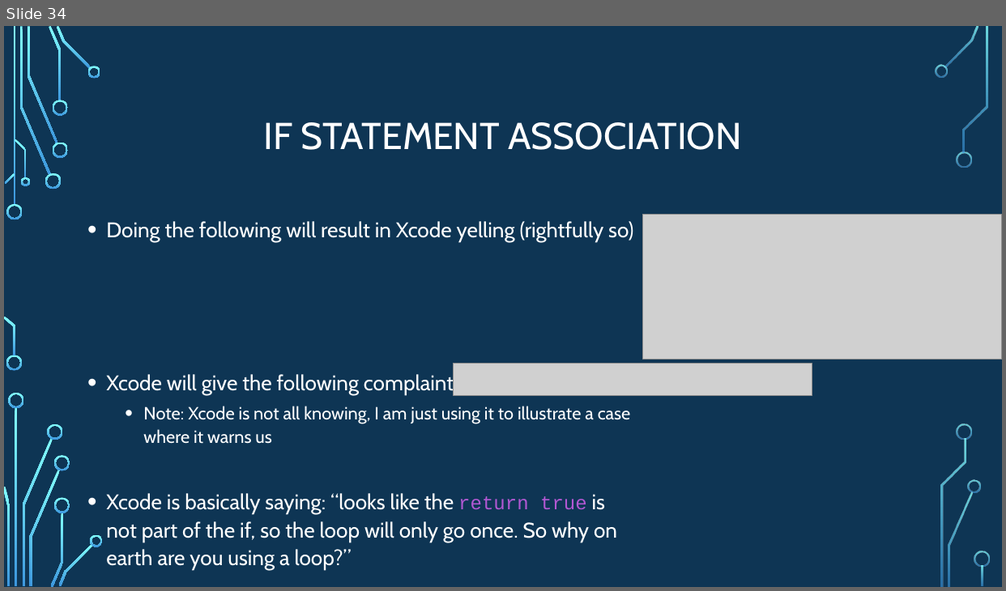
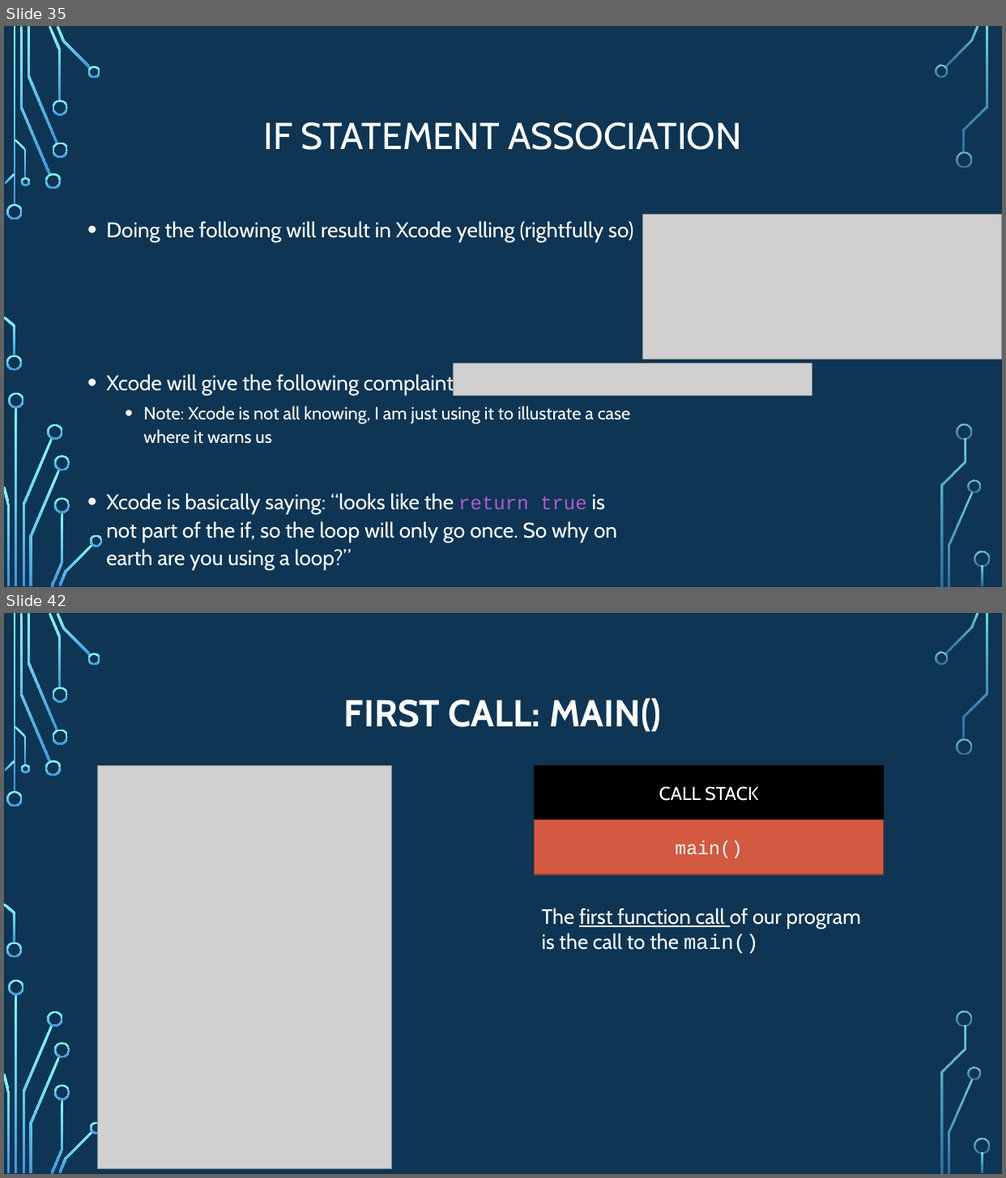
Before and after one commit to psypdt/ZIS_C-_Summer_Course_2019, a slide deck: Day_4/Day_4.pptx. Shown one above the other, each under a label of ours: slide 34 before the commit, slides 35 and 42 after it; the slides between them are not shown. The pictures are 1006x591 and 1006x1178 pixels, drawn with LibreOffice and Linux fonts; fonts in the diff are those of the drawing; grey boxes stand for pictures; background and template pictures are left out. Boxes give left, top, right and bottom in pixels: in the first picture for what was removed or moved away, otherwise in the second. Text is boxed around its words. In the diff, an @@ line names an element or a change of style, - is before the commit and + after.

```diff
--- a/Day_4/Day_4.pptx
+++ b/Day_4/Day_4.pptx
@@ slide 42 added at (4,613,1002,1174), background picture (left out); not listed: 36 template elements that a slide beside it also shows @@
@@ title added at (344,698,662,732), 36 pt, text #FFFFFF, bold @@
+FIRST CALL: MAIN()
@@ picture added at (98,766,392,1169) @@
@@ rectangle added at (534,766,883,820), fill #000000, outline #000000 1.25 pt, 18 pt, text #FFFFFF @@
+CALL STACK
@@ rectangle added at (534,820,883,875), fill #D35940, outline #9C422F 1.25 pt, 18 pt, text #FFFFFF @@
+main()
@@ text added at (542,908,861,954), 20 pt, text #FFFFFF @@
+The first function call of our program is the call to the main()
@@ what was slide 34 is now slide 35 @@
```
Also in this commit, not shown: 1 slide changed, 13 other slides added.
